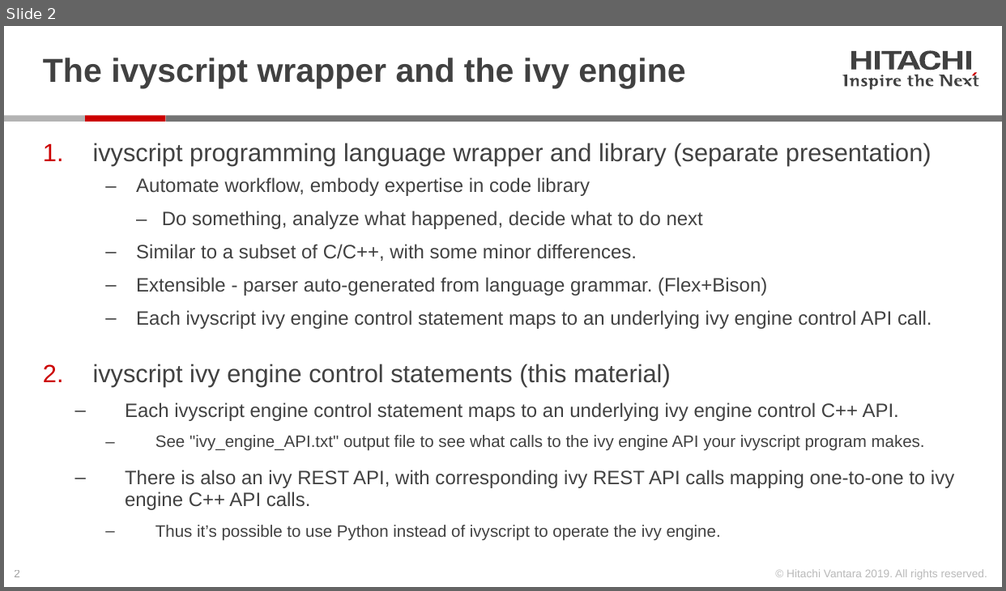
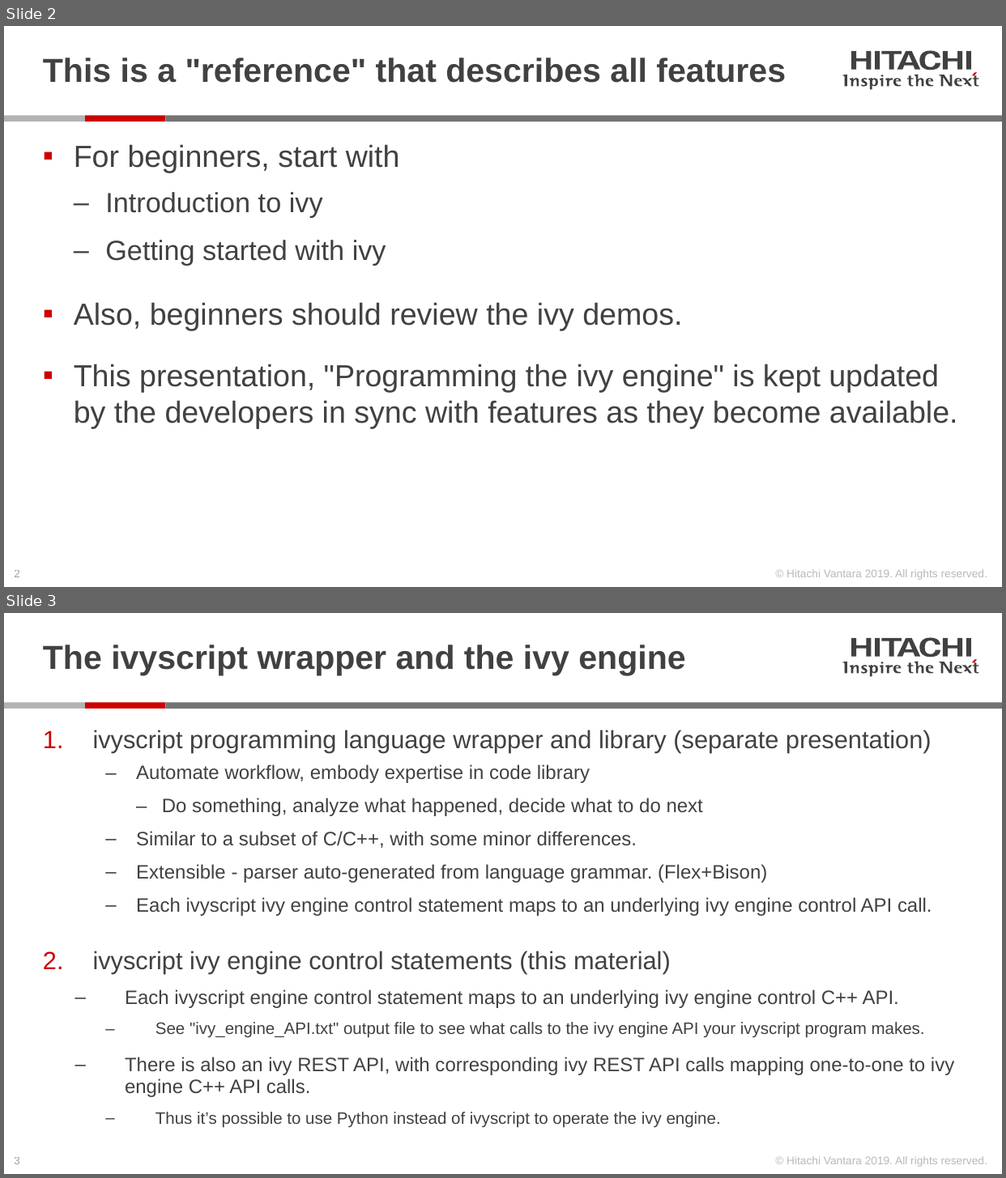
Before and after one commit to Hitachi-Data-Systems/ivy, a slide deck: doc/Programming the ivy engine.pptx. Shown one above the other, each under a label of ours: slide 2 before the commit, slides 2 and 3 after it. The pictures are 1006x591 and 1006x1178 pixels, drawn with LibreOffice and Linux fonts; fonts in the diff are those of the drawing. Boxes give left, top, right and bottom in pixels: in the first picture for what was removed or moved away, otherwise in the second. Text is boxed around its words. In the diff, an @@ line names an element or a change of style, - is before the commit and + after.

```diff
--- a/doc/Programming the ivy engine.pptx
+++ b/doc/Programming the ivy engine.pptx
@@ slide 2 added at box(4, 26, 1002, 587), background #FFFFFF; not listed: 28 template elements that a slide beside it also shows @@
@@ title added at box(43, 58, 786, 83), 24 pt, text #414141, bold @@
+This is a "reference" that describes all features
@@ text added at box(74, 144, 958, 429), 22 pt, text #414141 @@
+▪ For beginners, start with
+  ‒ Introduction to ivy
+  ‒ Getting started with ivy
+▪ Also, beginners should review the ivy demos.
+▪ This presentation, "Programming the ivy engine" is kept updated by the developers in sync with features as they become available.
@@ what was slide 2 is now slide 3 @@
```
Also in this commit, not shown: 13 slides changed, 2 other slides added, 1 slide removed, 1 other file.
